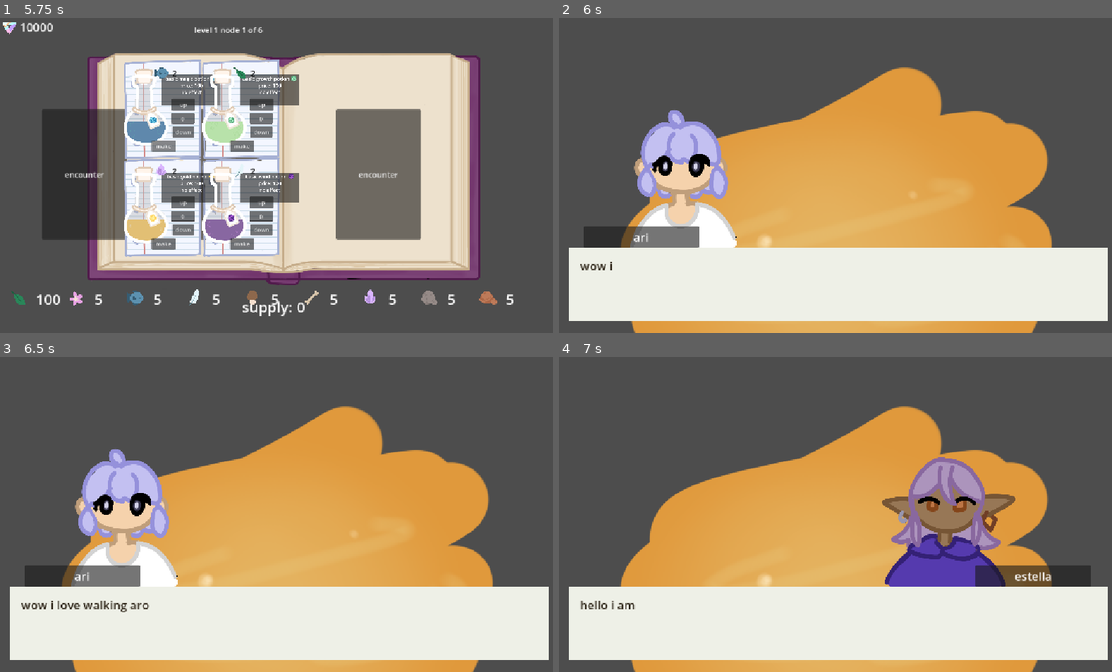
Above: before the commit, frames 1-4 (two rows, left to right).
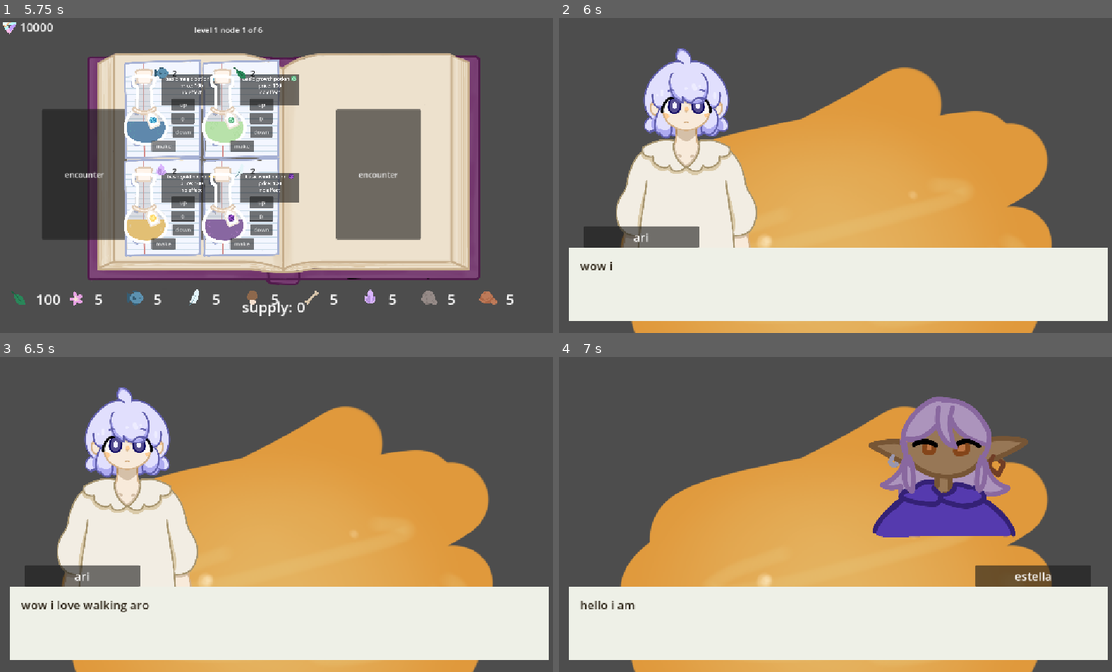
Above: after the commit, the same moments.

Repository: clairewsu/game
Game: Godot game, scene res://scenes/home.tscn
Two runs of this game, one before a commit and one after it. Both use one fixed random seed, a clock stepped at 60 frames per second and the inputs below. The engine's default icon, where the game draws it, is replaced by a stand-in: a white triangle on a blue panel in a dark square.
Inputs (mouse positions are in pixels of both pictures, inside the frame that each line leads up to):
- Up to frame 1 (5.75 s): click "start" at 0.5 s; click (364, 273) at 1.25 s; click "event" at 2 s; click (282, 175) at 2.75 s; click "up" at 3.5 s; click "down" at 4.25 s; click "make" at 5 s
- Up to frame 2 (6 s): click "encounter" at 5.75 s
- Up to frame 3 (6.5 s): no input
- Up to frame 4 (7 s): tap Enter (enter) at 6.5 s; move the mouse to (962, 498) at 6.52 s; hold Left (l) from 6.53 s (still down); click (962, 498) at 6.67 s; tap Right (r) at 6.8 s

Frame 1 is identical in both runs. In frame 2, 10% of the frame differs, in the area x 10-36%, y 9-73%; in frame 3, 10%; in frame 4, 12%, in the area x 55-85%, y 12-73%.

Commit message:
fixed the poopy stupid bug and added shiny new character art

Diff:
--- a/resources/encounters/encounter_estella.tres
+++ b/resources/encounters/encounter_estella.tres
@@ -3,13 +3,13 @@
 [ext_resource type="Texture2D" uid="uid://dd108b5fq4mjk" path="res://art/liquids/goldglittering_liquid.PNG" id="1_pbsgu"]
 [ext_resource type="Script" uid="uid://b73keh67kbykn" path="res://scripts/encounter_scripts/encounter_estella.gd" id="2_8y5v0"]
 [ext_resource type="Script" uid="uid://dtxqdmfssbsvf" path="res://scripts/dialoguehelper.gd" id="3_i53jf"]
-[ext_resource type="Texture2D" uid="uid://bfc84b8njlyj1" path="res://art/characters/ari.PNG" id="4_ptva4"]
+[ext_resource type="Texture2D" uid="uid://hkoqc3nu4ai4" path="res://art/character_models/ari_default.PNG" id="4_pbsgu"]
 [ext_resource type="Texture2D" uid="uid://wp1v8ishhfun" path="res://art/characters/estella.PNG" id="5_5rpxb"]
 
 [sub_resource type="Resource" id="Resource_wq072"]
 script = ExtResource("3_i53jf")
 speaker = "ari"
-texture = ExtResource("4_ptva4")
+texture = ExtResource("4_pbsgu")
 text = "wow i love walking around in the middle of nowhere"
 metadata/_custom_type_script = "uid://dtxqdmfssbsvf"
 
--- a/resources/encounters/encounter_pickingredient.tres
+++ b/resources/encounters/encounter_pickingredient.tres
@@ -3,7 +3,7 @@
 [ext_resource type="Texture2D" uid="uid://kqp17i31mim4" path="res://art/badbg.PNG" id="1_a2bdk"]
 [ext_resource type="Script" uid="uid://crhq42e85s3bn" path="res://scripts/encounter_scripts/encounter_pickingredient.gd" id="2_gj3bo"]
 [ext_resource type="Script" uid="uid://dtxqdmfssbsvf" path="res://scripts/dialoguehelper.gd" id="3_70l8n"]
-[ext_resource type="Texture2D" uid="uid://bfc84b8njlyj1" path="res://art/characters/ari.PNG" id="4_56qex"]
+[ext_resource type="Texture2D" uid="uid://hkoqc3nu4ai4" path="res://art/character_models/ari_default.PNG" id="4_56qex"]
 [ext_resource type="Texture2D" uid="uid://cdh2jhmenvnva" path="res://art/ingredients/flower.PNG" id="5_56qex"]
 [ext_resource type="Texture2D" uid="uid://ckwdcuwx82x34" path="res://art/ingredients/mushroom.PNG" id="6_1dwyc"]
 [ext_resource type="Texture2D" uid="uid://dx4x5bklb6bpa" path="res://art/ingredients/feather.PNG" id="7_rtrjh"]
@@ -22,7 +22,7 @@
 
 [sub_resource type="Resource" id="Resource_l8jx7"]
 script = ExtResource("3_70l8n")
-buttons = ["flowers", "mushrooms", "feathers"]
+buttons = Array[String](["flowers", "mushrooms", "feathers"])
 metadata/_custom_type_script = "uid://dtxqdmfssbsvf"
 
 [sub_resource type="Resource" id="Resource_hf4vl"]
--- a/scenes/textengine.tscn
+++ b/scenes/textengine.tscn
@@ -2,7 +2,7 @@
 
 [ext_resource type="Script" uid="uid://b7besswe0l7b1" path="res://scripts/textengine.gd" id="1_bujcm"]
 [ext_resource type="Texture2D" uid="uid://u2vyoq5ngsyd" path="res://art/salt_icon.PNG" id="2_c5tn5"]
-[ext_resource type="Texture2D" uid="uid://bfc84b8njlyj1" path="res://art/characters/ari.PNG" id="2_nl23s"]
+[ext_resource type="Texture2D" uid="uid://hkoqc3nu4ai4" path="res://art/character_models/ari_default.PNG" id="2_nl23s"]
 
 [sub_resource type="StyleBoxFlat" id="StyleBoxFlat_nl23s"]
 bg_color = Color(0.93333334, 0.9411765, 0.90588236, 1)
@@ -11,8 +11,8 @@
 script = ExtResource("1_bujcm")
 
 [node name="Sprite2D" type="Sprite2D" parent="." unique_id=1580214560]
-position = Vector2(260, 392)
-scale = Vector2(0.42031524, 0.4644513)
+position = Vector2(270, 278)
+scale = Vector2(0.5, 0.5)
 texture = ExtResource("2_nl23s")
 
 [node name="MarginContainer" type="MarginContainer" parent="." unique_id=1730123402]
--- a/scripts/bigmain.gd
+++ b/scripts/bigmain.gd
@@ -135,7 +135,6 @@
 		if randf()<=object.data.hq_chance:
 			for x in DeckManager.deck:
 				if x.name==name and x.hq==false:
-					print("u did it")
 					x.hq=true
 					break
 		for key in Global.ingredients.keys():
--- a/scripts/carddata.gd
+++ b/scripts/carddata.gd
@@ -13,10 +13,11 @@
 @export var fill=0.6
 @export var amt:int:
 	set(value):
+		var oldamt=amt
 		amt=value
-		if amt>=10:
+		hq=amt>=10
+		if amt>=10 and oldamt<10:
 			hq_chance+=.1
-			hq=true
 @export var collision:PackedVector2Array
 var hq_chance=0
 var hq:bool
--- a/scripts/deck_manager.gd
+++ b/scripts/deck_manager.gd
@@ -22,7 +22,8 @@
 
 # Called every frame. 'delta' is the elapsed time since the previous frame.
 func _process(delta: float) -> void:
-	pass
+	for i in deck:
+		i.amt=0
 
 func addtodeck(name):
 	deck.append(cards[name])
--- a/scripts/textengine.gd
+++ b/scripts/textengine.gd
@@ -73,10 +73,10 @@
 		speaker.text=current_speaker
 	if current_position==0:
 		$namecontainer.position=Vector2(50,430)
-		$Sprite2D.position=Vector2(260,390)
+		$Sprite2D.position=Vector2(260,280)
 	elif current_position==1:
 		$namecontainer.position=Vector2(850,430)
-		$Sprite2D.position=Vector2(800,390)
+		$Sprite2D.position=Vector2(800,280)
 	for i in buttons:
 		i.hide()
 	for choice in button.size():
Binary file added: art/character_models/ari_default.PNG
Not shown, added: art/character_models/ari_default.PNG.import
Binary file added: art/character_models/mingming_default.PNG
Not shown, added: art/character_models/mingming_default.PNG.import
